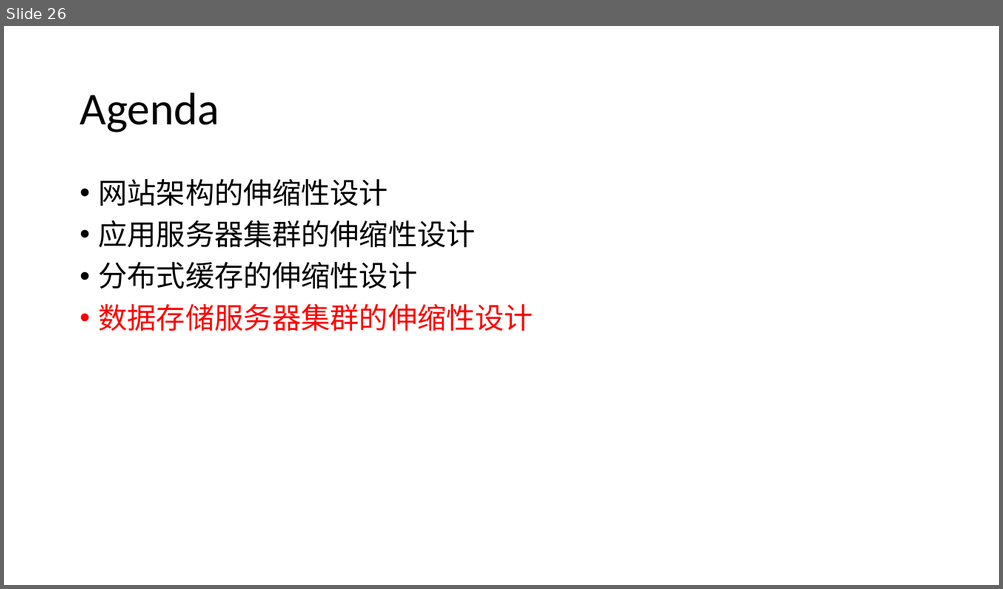
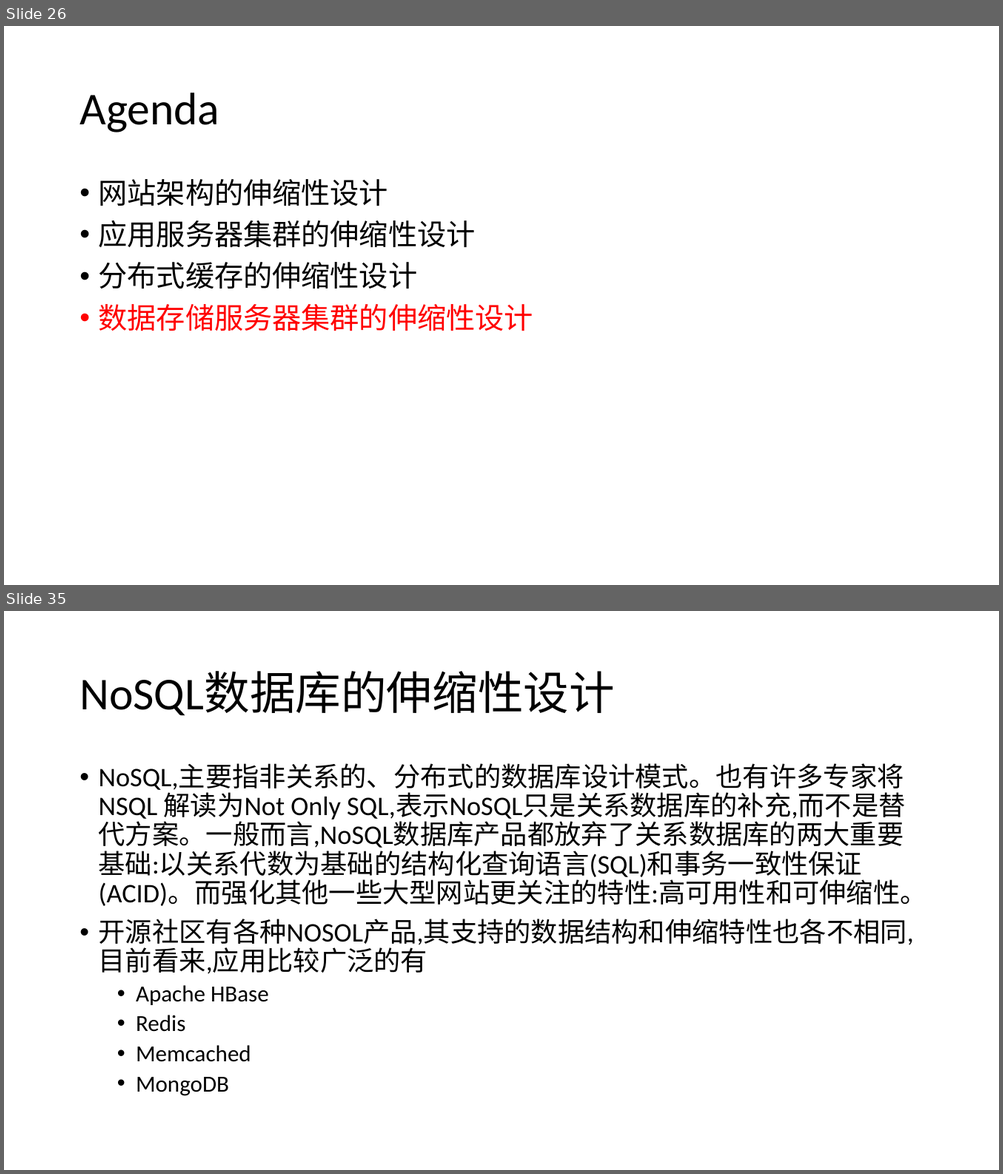
Before and after one commit to airuitian/MicroService, a slide deck: architecture/6. 网站的伸缩性架构.pptx. Shown one above the other, each under a label of ours: slide 26 before the commit, slides 26 and 35 after it; the slides between them are not shown. The pictures are 1003x589 and 1003x1174 pixels, drawn with LibreOffice and Linux fonts; fonts in the diff are those of the drawing. Boxes give left, top, right and bottom in pixels: in the first picture for what was removed or moved away, otherwise in the second. Text is boxed around its words. In the diff, an @@ line names an element or a change of style, - is before the commit and + after.

```diff
--- a/architecture/6. 网站的伸缩性架构.pptx
+++ b/architecture/6. 网站的伸缩性架构.pptx
@@ slide 35 added at bbox=[4, 611, 999, 1170], background #FFFFFF @@
@@ title added at bbox=[79, 672, 614, 715], 44 pt, text #000000 @@
+NoSQL数据库的伸缩性设计
@@ text added at bbox=[99, 764, 927, 1096], 25.9 pt, text #000000 @@
+• NoSQL,主要指非关系的、分布式的数据库设计模式。也有许多专家将 NSQL 解读为Not Only SQL,表示NoSQL只是关系数据库的补充,而不是替代方案。一般而言,NoSQL数据库产品都放弃了关系数据库的两大重要基础:以关系代数为基础的结构化查询语言(SQL)和事务一致性保证(ACID)。而强化其他一些大型网站更关注的特性:高可用性和可伸缩性。
+• 开源社区有各种NOSOL产品,其支持的数据结构和伸缩特性也各不相同,目前看来,应用比较广泛的有
+  • Apache HBase
+  • Redis
+  • Memcached
+  • MongoDB
```
Also in this commit, not shown: 10 other slides added, 3 other files.
